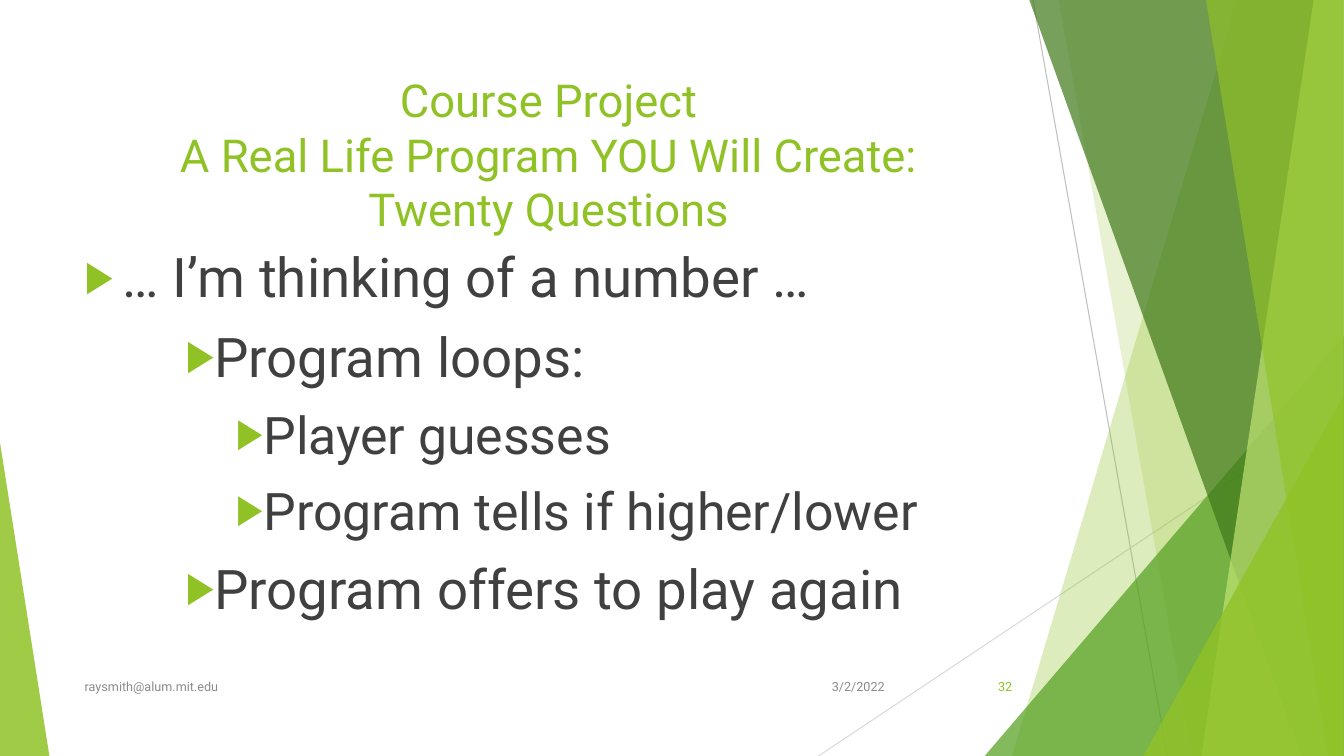
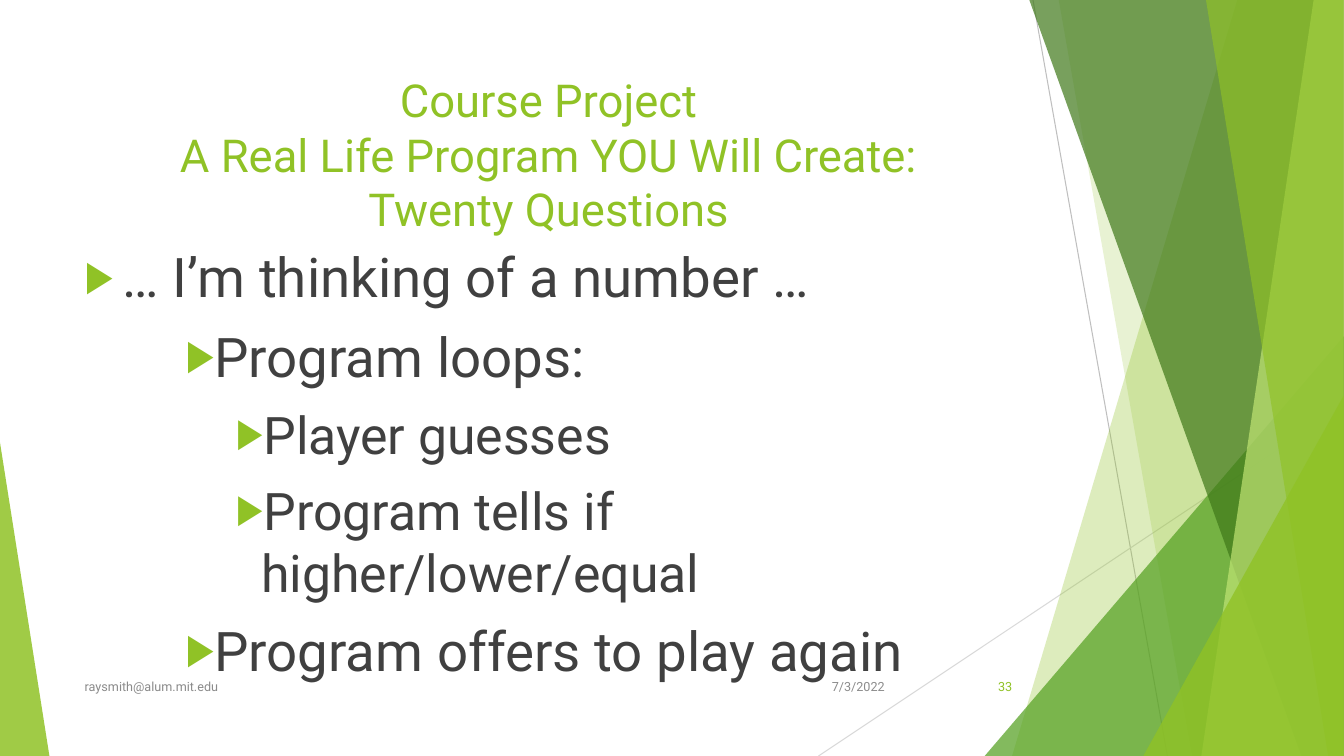
Before and after one commit to raysmith619/Introduction-To-Programming, a slide deck: slide 33 of presentation/Class_1_Introduction/Class_1_Introduction.pptx (slide 32 before the commit). Drawn at 1344x756 pixels with LibreOffice and Linux fonts; fonts in the diff are those of the drawing. Boxes give left, top, right and bottom in pixels: in the first picture for what was removed or moved away, otherwise in the second. Text is boxed around its words. In the diff, an @@ line names an element or a change of style, - is before the commit and + after.

```diff
--- a/presentation/Class_1_Introduction/Class_1_Introduction.pptx
+++ b/presentation/Class_1_Introduction/Class_1_Introduction.pptx
@@ text at [261, 490, 699, 603]: text changed @@
-      ▶ Program tells if higher/lower
+      ▶ Program tells if higher/lower/equal
@@ text at [832, 682, 885, 692]: text changed @@
-3/2/2022
+7/3/2022
@@ page number at [998, 682, 1012, 691]: text changed @@
-32
+33
```
Also in this commit, not shown: 38 other slides changed, 2 slides added, 1 slide removed, 11 other files.
